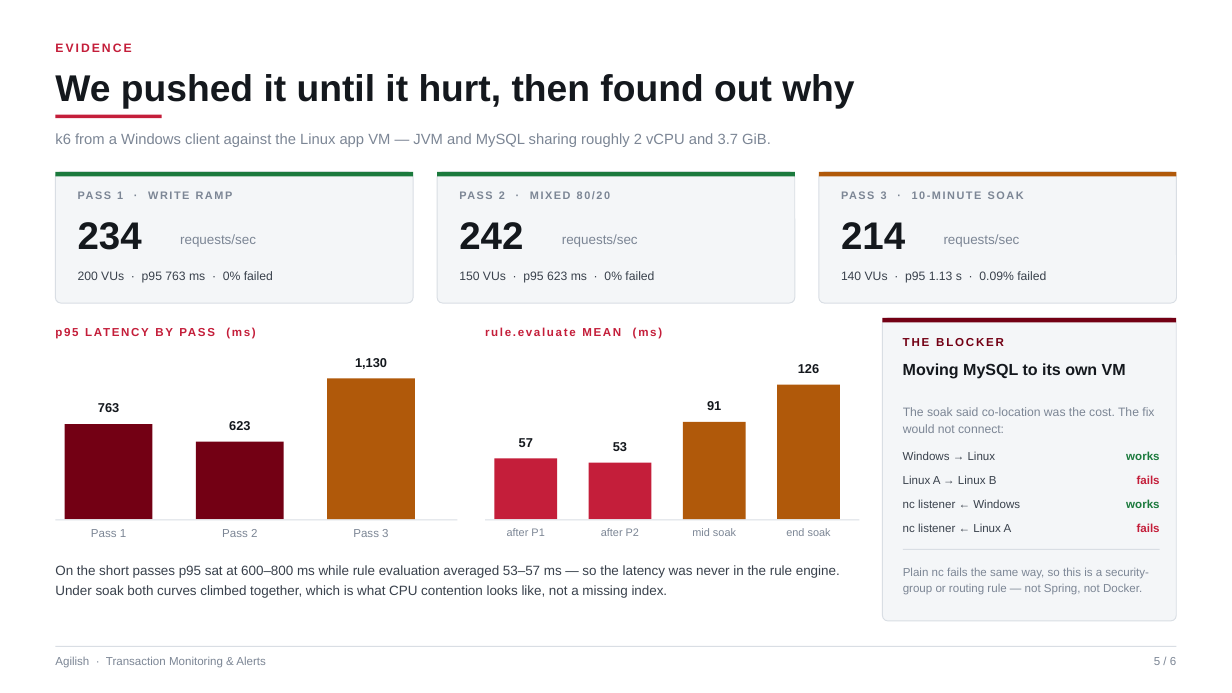
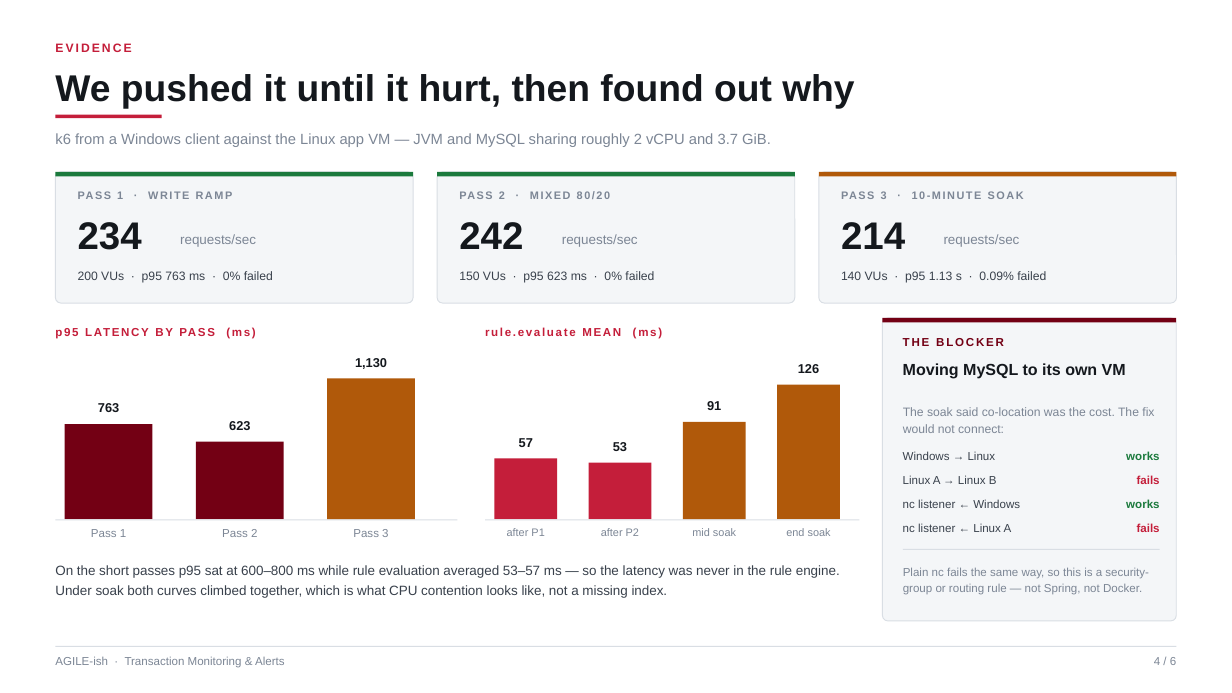
Before and after one commit to IamUsike/democd, a slide deck: slide 4 of FINAL-PRESENTATION.pptx (slide 5 before the commit). Drawn at 1232x693 pixels with LibreOffice and Linux fonts; fonts in the diff are those of the drawing. Boxes give left, top, right and bottom in pixels: in the first picture for what was removed or moved away, otherwise in the second. Text is boxed around its words. In the diff, an @@ line names an element or a change of style, - is before the commit and + after.

Commit message:
final last presentation 101

```diff
--- a/FINAL-PRESENTATION.pptx
+++ b/FINAL-PRESENTATION.pptx
@@ text at [55, 656, 285, 668]: text changed @@
-Agilish · Transaction Monitoring & Alerts
+AGILE-ish · Transaction Monitoring & Alerts
@@ text at [1154, 657, 1176, 665]: text changed @@
-5 / 6
+4 / 6
```
Also in this commit, not shown: 4 other slides changed, 1 slide added, 1 slide removed, 1 other file.
